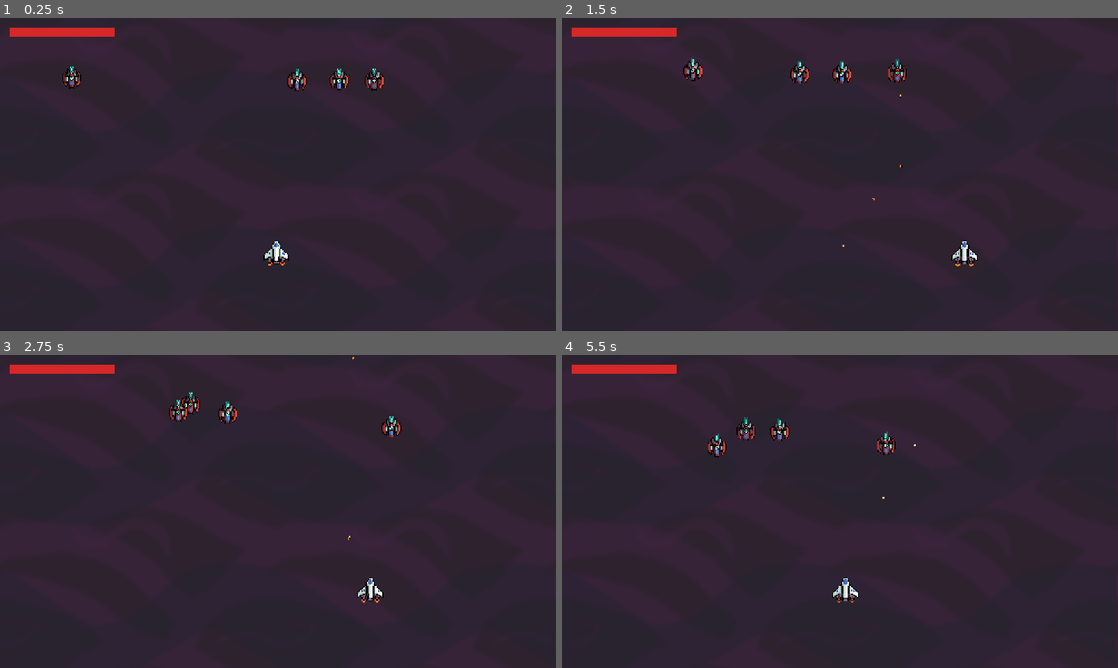
Above: before the commit, frames 1-4 (two rows, left to right).
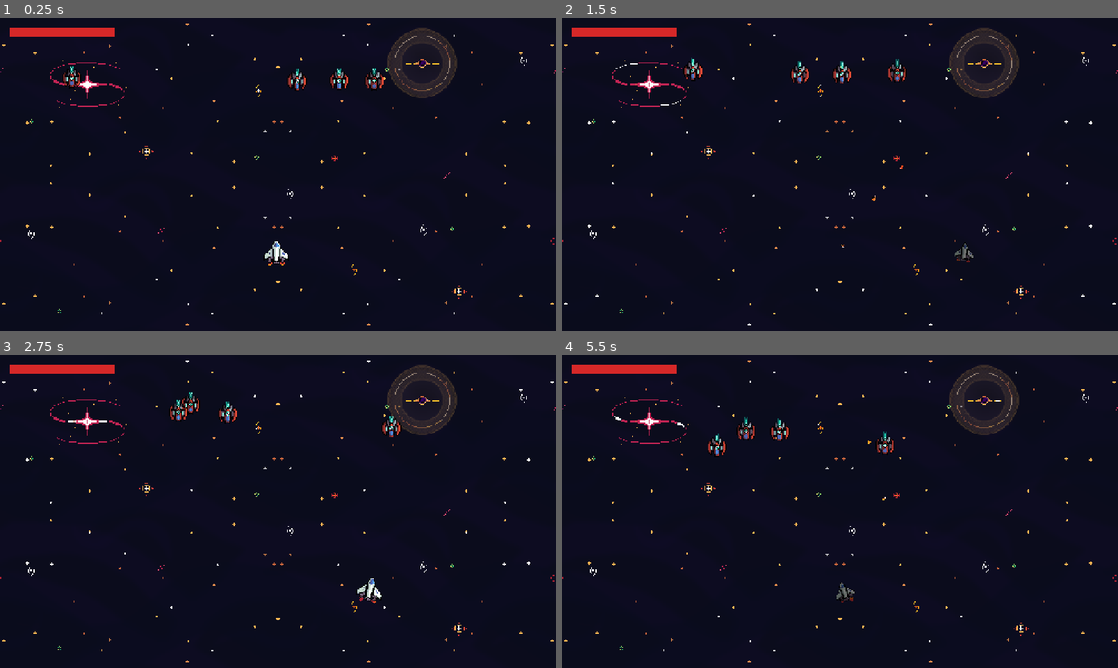
Above: after the commit, the same moments.

Repository: kashtan1231/space-warrior
Game: Godot game, scene res://game/game.tscn
Same seed, same stepped clock (60 frames per second), same inputs: the game is played once before the commit and once after it.
Inputs:
- Up to frame 1 (0.25 s): no input
- Up to frame 2 (1.5 s): hold Right (move_right) 0.53-1.28 s; hold Space (fire) 0.53-1.28 s; tap Up (dodge, bound only after the commit) at 0.8, 1.35 s; hold Left (move_left) from 1.28 s (still down)
- Up to frame 3 (2.75 s): tap Space (fire) at 1.55 s; release Left (move_left) at 2.03 s; hold Right (move_right) from 2.03 s (still down); hold Space (fire) from 2.03 s (still down); tap Up (dodge, bound only after the commit) at 2.3 s
- Up to frame 4 (5.5 s): release Space (fire) at 2.78 s; tap Up (dodge, bound only after the commit) at 2.85, 3.8, 4.35, 5.3 s; tap Space (fire) at 3.05, 4.55 s; release Right (move_right) at 3.53 s; hold Space (fire) 3.53-4.28 s; hold Left (move_left) from 3.53 s (still down); hold Space (fire) from 5.03 s (still down)

The runs differ from the first frame. In frame 1, 97% of the frame differs, in the area x 0-100%, y 0-100%; in frame 2, 97%; in frame 3, 97%; in frame 4, 97%.

Commit message:
Add dodge, death explosion and pixel-stepped ship animations

Diff:
--- a/elements/bullet.tscn
+++ b/elements/bullet.tscn
@@ -44,7 +44,7 @@
 height = 14.0
 
 [node name="Bullet" type="Area2D" unique_id=607195113]
-scale = Vector2(0.5, 0.5)
+scale = Vector2(0.75, 0.75)
 collision_layer = 0
 collision_mask = 4
 script = ExtResource("1_0tiew")
--- a/elements/spaceship.gd
+++ b/elements/spaceship.gd
@@ -3,6 +3,10 @@
 ## Летит при каждом изменении здоровья. На него подписан индикатор хп, чтобы корабль
 ## ничего не знал про интерфейс и не лез в его узлы.
 signal health_changed(health: int, max_health: int)
+
+## Летит один раз, в момент гибели корабля, до проигрывания взрыва. Сюда подключатся
+## экран поражения и счётчик жизней, когда появятся.
+signal died
 
 ## Сколько попаданий вражеских пуль выдерживает корабль.
 @export var max_health := 5
@@ -27,35 +31,101 @@
 ## Прозрачность в тусклой фазе. 0 — корабль пропадает совсем, 1 — мигания не видно.
 @export_range(0.0, 1.0) var invulnerability_blink_alpha := 0.25
 
+@export_group("Dodge")
+## Сколько секунд длится нырок. В это время урон не проходит, но и стрелять нельзя.
+## Погружение и всплытие укладываются внутрь этого времени, а не добавляются к нему.
+@export var dodge_duration := 1.0
+## Пауза до следующего нырка, секунд. Отсчитывается с момента всплытия.
+@export var dodge_cooldown := 2.0
+## До какой доли размера сжимается корабль на дне нырка. 1 — не сжимается совсем.
+@export_range(0.1, 1.0) var dodge_scale := 0.6
+## Насколько корабль темнеет на дне нырка. 1 — не темнеет, 0 — чёрный силуэт.
+@export_range(0.0, 1.0) var dodge_darkness := 0.45
+## Сколько секунд занимает само погружение и столько же — всплытие.
+@export var dodge_transition := 0.18
+## На сколько ступенек разбито погружение. 2 — корабль проваливается в два рывка,
+## как в пиксельной анимации; чем больше, тем ближе к плавному съезду.
+@export_range(1, 6, 1) var dodge_steps := 2
+## Во сколько раз каждый следующий шаг длиннее предыдущего. 1 — шаги равные,
+## 0.5 — каждый вдвое короче, корабль проваливается с ускорением, 2 — с замедлением.
+## Общая длительность перехода не меняется, меняется только её раскладка по шагам.
+@export_range(0.25, 4.0, 0.05) var dodge_step_falloff := 1.0
+
+@export_group("Tilt")
+## На сколько градусов корпус заваливается в сторону движения.
+@export_range(0.0, 45.0, 1.0) var tilt_angle := 10.0
+## На сколько ступенек разбит наклон в одну сторону. 2 — два промежуточных положения
+## вместо плавного заваливания, в духе покадровой анимации.
+@export_range(1, 6, 1) var tilt_steps := 2
+## Сколько секунд держится одна ступенька наклона.
+@export var tilt_step_time := 0.05
+## Насколько наклон корпуса уводит пулю в сторону. 0 — пули всегда летят строго вверх,
+## 1 — точно вдоль носа, 0.5 — вполовину отложе наклона. Нужен потому, что угол, который
+## хорошо смотрится на корпусе, для пули обычно уже слишком косой.
+@export_range(0.0, 1.0, 0.05) var bullet_tilt_influence := 0.5
+
+@export_group("Recoil")
+## На сколько пикселей спрайта проседает корпус при выстреле. Только целые: дробное
+## смещение поставило бы спрайт между пикселями и размыло бы его.
+@export_range(1, 16, 1) var recoil_distance := 4
+## Сколько секунд корпус стоит на нижней точке, прежде чем начать возвращаться.
+@export var recoil_hold_time := 0.05
+## За сколько секунд корпус возвращается на место. Время делится поровну между пикселями,
+## так что при большем recoil_distance ступеньки становятся чаще, а не длиннее.
+@export var recoil_return_time := 0.12
+
 @onready var muzzle: Marker2D = $Muzzle
 @onready var ship: Sprite2D = $Ship
+@onready var engine_left: AnimatedSprite2D = $Ship/Engine/EngineLeft
+@onready var engine_right: AnimatedSprite2D = $Ship/Engine/EngineRight
+@onready var explosion: AnimatedSprite2D = $Explosion
+@onready var hitbox: CollisionPolygon2D = $Hitbox
 
 const BULLET_SCENE = preload("res://elements/bullet.tscn")
 
 var health := 0
 var _fire_cooldown := 0.0
 var _invulnerability_left := 0.0
+var _dodge_left := 0.0
+var _dodge_cooldown_left := 0.0
 var _base_collision_layer := 0
+var _base_ship_scale := Vector2.ONE
+var _base_ship_position := Vector2.ZERO
+var _recoil_tween: Tween
+var _tilt_step := 0
+var _tilt_timer := 0.0
+var _dying := false
+var _base_ship_modulate := Color.WHITE
 
 
 func _ready() -> void:
 	_base_collision_layer = collision_layer
+	_base_ship_scale = ship.scale
+	_base_ship_position = ship.position
+	_base_ship_modulate = ship.modulate
 	health = max_health
 	health_changed.emit(health, max_health)
 	_update_ship_texture()
 
 
 func _physics_process(delta: float):
+	if _dying:
+		return
+
 	if _invulnerability_left > 0.0:
 		_update_invulnerability(delta)
 
+	_update_dodge(delta)
+
 	_fire_cooldown -= delta
 
-	if Input.is_action_pressed("fire") and _fire_cooldown <= 0.0:
+	if Input.is_action_pressed("fire") and _fire_cooldown <= 0.0 and _dodge_left <= 0.0:
 		fire()
 		_fire_cooldown = 1.0 / fire_rate
 
 	var direction := Input.get_axis("move_left", "move_right")
+	_update_tilt(direction, delta)
+	_update_engines(direction)
 	if direction != 0.0:
 		velocity.x = move_toward(velocity.x, direction * max_speed, acceleration * delta)
 	else:
@@ -64,28 +134,112 @@
 
 
 func take_damage(amount: int) -> void:
-	if _invulnerability_left > 0.0:
+	if _dying or _is_invulnerable():
 		return
 	health -= amount
 	health_changed.emit(health, max_health)
+	if health <= 0:
+		die()
+		return
 	_update_ship_texture()
 	_invulnerability_left = invulnerability_duration
-	# Корабль уходит со своего слоя физики, и вражеские пули перестают его видеть —
-	# пролетают насквозь, а не гаснут о неуязвимую цель. Отложенно, потому что метод
-	# вызван из сигнала столкновения, а посреди их обработки слои менять нельзя.
-	set_deferred("collision_layer", 0)
+	_refresh_collision_layer()
+
+
+func die() -> void:
+	_dying = true
+	died.emit()
+	hitbox.set_deferred("disabled", true)
+	ship.hide()
+	explosion.show()
+	explosion.play("destroy")
+	await explosion.animation_finished
+	queue_free()
 
 
 func _update_invulnerability(delta: float) -> void:
 	_invulnerability_left -= delta
 	if _invulnerability_left <= 0.0:
 		modulate.a = 1.0
-		collision_layer = _base_collision_layer
+		_refresh_collision_layer()
 		return
 	# Мигание отсчитывается от остатка неуязвимости, поэтому последняя вспышка всегда
 	# заканчивается ровно вместе с ней, а не обрывается на тусклом кадре.
 	var dark := fmod(_invulnerability_left, invulnerability_blink_period) < invulnerability_blink_period * 0.5
 	modulate.a = invulnerability_blink_alpha if dark else 1.0
+
+
+func _update_dodge(delta: float) -> void:
+	if _dodge_cooldown_left > 0.0:
+		_dodge_cooldown_left -= delta
+
+	if _dodge_left > 0.0:
+		_dodge_left -= delta
+		if _dodge_left <= 0.0:
+			_dodge_left = 0.0
+			_dodge_cooldown_left = dodge_cooldown
+			_refresh_collision_layer()
+	elif _dodge_cooldown_left <= 0.0 and Input.is_action_just_pressed("dodge"):
+		_start_dodge()
+
+
+func _start_dodge() -> void:
+	_dodge_left = dodge_duration
+	_refresh_collision_layer()
+
+	# Погружение и всплытие вписываются в длительность нырка, поэтому корабль всплывает
+	# ровно тем же кадром, каким кончается неуязвимость, а не через мгновение после.
+	var transition := minf(dodge_transition, dodge_duration * 0.5)
+	var hold := dodge_duration - transition * 2.0
+	var step_times := _dodge_step_times(transition)
+
+	# Погружение и всплытие идут мгновенными состояниями, а не плавным съездом —
+	# так нырок читается как нарисованная покадровая анимация, а не как трансформация.
+	var tween := create_tween()
+	for step in range(1, dodge_steps + 1):
+		tween.tween_callback(_set_dodge_phase.bind(float(step) / dodge_steps))
+		tween.tween_interval(step_times[step - 1])
+	tween.tween_interval(hold)
+	# Всплытие проигрывает те же длительности задом наперёд, поэтому разгон при
+	# погружении превращается в торможение при выныривании, и нырок выглядит цельным.
+	for step in range(dodge_steps - 1, -1, -1):
+		tween.tween_callback(_set_dodge_phase.bind(float(step) / dodge_steps))
+		tween.tween_interval(step_times[step])
+
+
+# Раскладывает время перехода по шагам геометрической прогрессией со знаменателем
+# dodge_step_falloff, а затем подгоняет сумму обратно под total — так множитель
+# меняет ритм шагов, но не длительность нырка.
+func _dodge_step_times(total: float) -> Array[float]:
+	var weights: Array[float] = []
+	var weight := 1.0
+	var sum := 0.0
+	for step in dodge_steps:
+		weights.append(weight)
+		sum += weight
+		weight *= dodge_step_falloff
+
+	var times: Array[float] = []
+	for value in weights:
+		times.append(total * value / sum)
+	return times
+
+
+# phase: 0 — корабль в обычном виде, 1 — на дне нырка, сжатый и тёмный.
+func _set_dodge_phase(phase: float) -> void:
+	ship.scale = _base_ship_scale.lerp(_base_ship_scale * dodge_scale, phase)
+	var dark := Color(dodge_darkness, dodge_darkness, dodge_darkness)
+	ship.modulate = _base_ship_modulate.lerp(dark, phase)
+
+
+func _is_invulnerable() -> bool:
+	return _invulnerability_left > 0.0 or _dodge_left > 0.0
+
+
+func _refresh_collision_layer() -> void:
+	# Отложенно, потому что метод вызывается в том числе из сигнала столкновения,
+	# а посреди обработки столкновений менять физические слои нельзя.
+	set_deferred("collision_layer", 0 if _is_invulnerable() else _base_collision_layer)
 
 
 func _update_ship_texture() -> void:
@@ -100,3 +254,60 @@
 	var bullet := BULLET_SCENE.instantiate()
 	get_tree().current_scene.add_child(bullet)
 	bullet.global_position = muzzle.global_position
+	# Пуля летит туда, куда повёрнута (см. bullet.gd), поэтому наклон корпуса
+	# достаточно передать ей углом. Наклон уже ступенчатый, значит и разброс
+	# направлений выстрела получается дискретным, без промежуточных значений.
+	bullet.rotation = ship.rotation * bullet_tilt_influence
+	_recoil()
+
+
+# Разгоняется двигатель с той стороны, от которой корабль уходит: уводя машину влево,
+# толкается правое сопло. Поэтому направление и сторона двигателя здесь противоположны.
+func _update_engines(direction: float) -> void:
+	_set_engine_animation(engine_left, &"boost" if direction > 0.0 else &"idle")
+	_set_engine_animation(engine_right, &"boost" if direction < 0.0 else &"idle")
+
+
+func _set_engine_animation(engine: AnimatedSprite2D, animation: StringName) -> void:
+	if engine.animation != animation or not engine.is_playing():
+		engine.play(animation)
+
+
+# Наклон не доезжает плавно, а переключается между целыми ступеньками не чаще,
+# чем раз в tilt_step_time. Промежуточных углов не существует — корпус щёлкает
+# из положения в положение, как нарисованные кадры разворота.
+func _update_tilt(direction: float, delta: float) -> void:
+	_tilt_timer -= delta
+	if _tilt_timer > 0.0:
+		return
+
+	var target_step := int(signf(direction)) * tilt_steps
+	if _tilt_step == target_step:
+		return
+
+	_tilt_step += signi(target_step - _tilt_step)
+	_tilt_timer = tilt_step_time
+	ship.rotation = deg_to_rad(tilt_angle) * _tilt_step / float(tilt_steps)
+
+
+func _recoil() -> void:
+	if _recoil_tween != null and _recoil_tween.is_running():
+		_recoil_tween.kill()
+
+	# Никакой интерполяции: рывок мгновенный, возврат — ступеньками по целому пикселю.
+	# Плавное движение ставило бы спрайт на дробные позиции, а в пиксель-арте это
+	# читается как размытие, а не как движение.
+	# Дёргается только спрайт, а не сам корабль: Muzzle остаётся на месте, и пули
+	# продолжают вылетать из одной точки, не разбредаясь вслед за отдачей.
+	_recoil_tween = create_tween()
+	_recoil_tween.tween_callback(_set_ship_recoil.bind(recoil_distance))
+	_recoil_tween.tween_interval(recoil_hold_time)
+
+	var step_time := recoil_return_time / float(recoil_distance)
+	for offset in range(recoil_distance - 1, -1, -1):
+		_recoil_tween.tween_callback(_set_ship_recoil.bind(offset))
+		_recoil_tween.tween_interval(step_time)
+
+
+func _set_ship_recoil(offset: int) -> void:
+	ship.position = _base_ship_position + Vector2.DOWN * offset
--- a/elements/spaceship.tscn
+++ b/elements/spaceship.tscn
@@ -5,40 +5,133 @@
 [ext_resource type="Texture2D" uid="uid://c38mmms0qbtg1" path="res://assets/spaceship/Main Ship - Engines - Base Engine.png" id="3_tm10f"]
 [ext_resource type="Texture2D" uid="uid://cstum0gev2lqd" path="res://assets/spaceship/Main Ship - Base - Slight damage.png" id="3_w3dun"]
 [ext_resource type="Texture2D" uid="uid://de7u8vb8fmpdw" path="res://assets/spaceship/Main Ship - Base - Damaged.png" id="4_g6g06"]
-[ext_resource type="Texture2D" uid="uid://cdxilopu1xrll" path="res://assets/spaceship/Main Ship - Engines - Base Engine - Spritesheet.png" id="4_tsijj"]
 [ext_resource type="Texture2D" uid="uid://b24b0fyl38q5p" path="res://assets/spaceship/Main Ship - Base - Very damaged.png" id="5_oyroy"]
-
-[sub_resource type="AtlasTexture" id="AtlasTexture_d2kl3"]
-atlas = ExtResource("4_tsijj")
-region = Rect2(0, 24, 48, 24)
-
-[sub_resource type="AtlasTexture" id="AtlasTexture_88d73"]
-atlas = ExtResource("4_tsijj")
-region = Rect2(48, 24, 48, 24)
-
-[sub_resource type="AtlasTexture" id="AtlasTexture_w3dun"]
-atlas = ExtResource("4_tsijj")
-region = Rect2(96, 24, 48, 24)
-
-[sub_resource type="SpriteFrames" id="SpriteFrames_1us10"]
+[ext_resource type="Texture2D" uid="uid://dmnx0su25ajp1" path="res://assets/spaceship/engines.png" id="7_oyroy"]
+[ext_resource type="Texture2D" uid="uid://bmhq8m2g0iph1" path="res://assets/spaceship/die_explosion.png" id="8_g6g06"]
+
+[sub_resource type="AtlasTexture" id="AtlasTexture_gmjmk"]
+atlas = ExtResource("7_oyroy")
+region = Rect2(24, 72, 24, 24)
+
+[sub_resource type="AtlasTexture" id="AtlasTexture_kenq7"]
+atlas = ExtResource("7_oyroy")
+region = Rect2(72, 72, 24, 24)
+
+[sub_resource type="AtlasTexture" id="AtlasTexture_7ew7h"]
+atlas = ExtResource("7_oyroy")
+region = Rect2(120, 72, 24, 24)
+
+[sub_resource type="AtlasTexture" id="AtlasTexture_2k5mx"]
+atlas = ExtResource("7_oyroy")
+region = Rect2(168, 72, 24, 24)
+
+[sub_resource type="AtlasTexture" id="AtlasTexture_m6faa"]
+atlas = ExtResource("7_oyroy")
+region = Rect2(24, 24, 24, 24)
+
+[sub_resource type="AtlasTexture" id="AtlasTexture_4q7sx"]
+atlas = ExtResource("7_oyroy")
+region = Rect2(72, 24, 24, 24)
+
+[sub_resource type="AtlasTexture" id="AtlasTexture_bvnr4"]
+atlas = ExtResource("7_oyroy")
+region = Rect2(120, 24, 24, 24)
+
+[sub_resource type="SpriteFrames" id="SpriteFrames_wnu1r"]
 animations = [{
 "frames": [{
 "duration": 1.0,
-"texture": SubResource("AtlasTexture_d2kl3")
-}, {
-"duration": 1.0,
-"texture": SubResource("AtlasTexture_88d73")
-}, {
-"duration": 1.0,
-"texture": SubResource("AtlasTexture_w3dun")
+"texture": SubResource("AtlasTexture_gmjmk")
+}, {
+"duration": 1.0,
+"texture": SubResource("AtlasTexture_kenq7")
+}, {
+"duration": 1.0,
+"texture": SubResource("AtlasTexture_7ew7h")
+}, {
+"duration": 1.0,
+"texture": SubResource("AtlasTexture_2k5mx")
+}],
+"loop": 1,
+"name": &"boost",
+"speed": 5.0
+}, {
+"frames": [{
+"duration": 1.0,
+"texture": SubResource("AtlasTexture_m6faa")
+}, {
+"duration": 1.0,
+"texture": SubResource("AtlasTexture_4q7sx")
+}, {
+"duration": 1.0,
+"texture": SubResource("AtlasTexture_bvnr4")
 }],
 "loop": 1,
 "name": &"idle",
 "speed": 5.0
 }]
 
-[sub_resource type="CapsuleShape2D" id="CapsuleShape2D_rt8om"]
-height = 26.0
+[sub_resource type="AtlasTexture" id="AtlasTexture_q1hv7"]
+atlas = ExtResource("7_oyroy")
+region = Rect2(0, 72, 24, 24)
+
+[sub_resource type="AtlasTexture" id="AtlasTexture_kan65"]
+atlas = ExtResource("7_oyroy")
+region = Rect2(48, 72, 24, 24)
+
+[sub_resource type="AtlasTexture" id="AtlasTexture_sm110"]
+atlas = ExtResource("7_oyroy")
+region = Rect2(96, 72, 24, 24)
+
+[sub_resource type="AtlasTexture" id="AtlasTexture_kgsq5"]
+atlas = ExtResource("7_oyroy")
+region = Rect2(144, 72, 24, 24)
+
+[sub_resource type="AtlasTexture" id="AtlasTexture_4r15q"]
+atlas = ExtResource("7_oyroy")
+region = Rect2(0, 24, 24, 24)
+
+[sub_resource type="AtlasTexture" id="AtlasTexture_6a7aq"]
+atlas = ExtResource("7_oyroy")
+region = Rect2(48, 24, 24, 24)
+
+[sub_resource type="AtlasTexture" id="AtlasTexture_kujk2"]
+atlas = ExtResource("7_oyroy")
+region = Rect2(96, 24, 24, 24)
+
+[sub_resource type="SpriteFrames" id="SpriteFrames_j7t53"]
+animations = [{
+"frames": [{
+"duration": 1.0,
+"texture": SubResource("AtlasTexture_q1hv7")
+}, {
+"duration": 1.0,
+"texture": SubResource("AtlasTexture_kan65")
+}, {
+"duration": 1.0,
+"texture": SubResource("AtlasTexture_sm110")
+}, {
+"duration": 1.0,
+"texture": SubResource("AtlasTexture_kgsq5")
+}],
+"loop": 1,
+"name": &"boost",
+"speed": 5.0
+}, {
+"frames": [{
+"duration": 1.0,
+"texture": SubResource("AtlasTexture_4r15q")
+}, {
+"duration": 1.0,
+"texture": SubResource("AtlasTexture_6a7aq")
+}, {
+"duration": 1.0,
+"texture": SubResource("AtlasTexture_kujk2")
+}],
+"loop": 1,
+"name": &"idle",
+"speed": 5.0
+}]
 
 [sub_resource type="Animation" id="Animation_tsijj"]
 length = 0.001
@@ -78,15 +171,103 @@
 &"bob": SubResource("Animation_d2kl3")
 }
 
+[sub_resource type="AtlasTexture" id="AtlasTexture_oyroy"]
+atlas = ExtResource("8_g6g06")
+region = Rect2(0, 0, 48, 48)
+
+[sub_resource type="AtlasTexture" id="AtlasTexture_cex28"]
+atlas = ExtResource("8_g6g06")
+region = Rect2(48, 0, 48, 48)
+
+[sub_resource type="AtlasTexture" id="AtlasTexture_m3yu5"]
+atlas = ExtResource("8_g6g06")
+region = Rect2(96, 0, 48, 48)
+
+[sub_resource type="AtlasTexture" id="AtlasTexture_hj0go"]
+atlas = ExtResource("8_g6g06")
+region = Rect2(144, 0, 48, 48)
+
+[sub_resource type="AtlasTexture" id="AtlasTexture_8y7vu"]
+atlas = ExtResource("8_g6g06")
+region = Rect2(192, 0, 48, 48)
+
+[sub_resource type="AtlasTexture" id="AtlasTexture_xbna8"]
+atlas = ExtResource("8_g6g06")
+region = Rect2(240, 0, 48, 48)
+
+[sub_resource type="AtlasTexture" id="AtlasTexture_pkaio"]
+atlas = ExtResource("8_g6g06")
+region = Rect2(288, 0, 48, 48)
+
+[sub_resource type="AtlasTexture" id="AtlasTexture_cbrmp"]
+atlas = ExtResource("8_g6g06")
+region = Rect2(336, 0, 48, 48)
+
+[sub_resource type="AtlasTexture" id="AtlasTexture_4xcav"]
+atlas = ExtResource("8_g6g06")
+region = Rect2(384, 0, 48, 48)
+
+[sub_resource type="AtlasTexture" id="AtlasTexture_ab7tp"]
+atlas = ExtResource("8_g6g06")
+region = Rect2(432, 0, 48, 48)
+
+[sub_resource type="SpriteFrames" id="SpriteFrames_rt8om"]
+animations = [{
+"frames": [{
+"duration": 1.0,
+"texture": SubResource("AtlasTexture_oyroy")
+}, {
+"duration": 1.0,
+"texture": SubResource("AtlasTexture_cex28")
+}, {
+"duration": 1.0,
+"texture": SubResource("AtlasTexture_m3yu5")
+}, {
+"duration": 1.0,
+"texture": SubResource("AtlasTexture_hj0go")
+}, {
+"duration": 1.0,
+"texture": SubResource("AtlasTexture_8y7vu")
+}, {
+"duration": 1.0,
+"texture": SubResource("AtlasTexture_xbna8")
+}, {
+"duration": 1.0,
+"texture": SubResource("AtlasTexture_pkaio")
+}, {
+"duration": 1.0,
+"texture": SubResource("AtlasTexture_cbrmp")
+}, {
+"duration": 1.0,
+"texture": SubResource("AtlasTexture_4xcav")
+}, {
+"duration": 1.0,
+"texture": SubResource("AtlasTexture_ab7tp")
+}],
+"loop": 0,
+"name": &"destroy",
+"speed": 10.0
+}]
+
 [node name="Spaceship" type="CharacterBody2D" unique_id=1286735498 groups=["player"]]
 scale = Vector2(2, 2)
 collision_layer = 2
 collision_mask = 5
 motion_mode = 1
 script = ExtResource("1_vj48w")
+fire_rate = 1.0
 damage_textures = Array[Texture2D]([ExtResource("1_fe5sw"), ExtResource("3_w3dun"), ExtResource("4_g6g06"), ExtResource("5_oyroy")])
 invulnerability_duration = 2.0
 invulnerability_blink_period = 0.3
+dodge_duration = 2.0
+dodge_scale = 0.75
+dodge_transition = 0.3
+tilt_angle = 20.0
+tilt_steps = 3
+tilt_step_time = 0.12
+bullet_tilt_influence = 1.0
+recoil_hold_time = 0.3
+recoil_return_time = 0.6
 
 [node name="Ship" type="Sprite2D" parent="." unique_id=74812759]
 texture = ExtResource("1_fe5sw")
@@ -96,16 +277,22 @@
 position = Vector2(0, 4)
 texture = ExtResource("3_tm10f")
 
-[node name="Flame" type="AnimatedSprite2D" parent="Ship/Engine" unique_id=1693522931]
+[node name="EngineLeft" type="AnimatedSprite2D" parent="Ship/Engine" unique_id=704500062]
 show_behind_parent = true
-position = Vector2(0, 12)
-sprite_frames = SubResource("SpriteFrames_1us10")
+position = Vector2(-3, 12)
+sprite_frames = SubResource("SpriteFrames_wnu1r")
 animation = &"idle"
 autoplay = "idle"
-frame_progress = 0.001373601
-
-[node name="CollisionShape2D" type="CollisionShape2D" parent="." unique_id=1815809672]
-shape = SubResource("CapsuleShape2D_rt8om")
+
+[node name="EngineRight" type="AnimatedSprite2D" parent="Ship/Engine" unique_id=933274507]
+show_behind_parent = true
+position = Vector2(3, 12)
+sprite_frames = SubResource("SpriteFrames_j7t53")
+animation = &"idle"
+autoplay = "idle"
+
+[node name="Hitbox" type="CollisionPolygon2D" parent="." unique_id=374901702]
+polygon = PackedVector2Array(0, -12, 4, -4, 14, 6, 14, 9, -14, 9, -14, 6, -4, -4)
 
 [node name="AnimationPlayer" type="AnimationPlayer" parent="." unique_id=275382698]
 libraries/ = SubResource("AnimationLibrary_88d73")
@@ -113,3 +300,10 @@
 
 [node name="Muzzle" type="Marker2D" parent="." unique_id=1149643964]
 position = Vector2(0, -11)
+
+[node name="Explosion" type="AnimatedSprite2D" parent="." unique_id=292546660]
+visible = false
+sprite_frames = SubResource("SpriteFrames_rt8om")
+animation = &"destroy"
+frame = 9
+frame_progress = 1.0
--- a/game/game.tscn
+++ b/game/game.tscn
@@ -1,10 +1,82 @@
 [gd_scene format=3 uid="uid://css6vrho8gxgr"]
 
+[ext_resource type="Texture2D" uid="uid://cdk6i1273ws05" path="res://assets/Starry background  - Layer 02 - Stars.png" id="1_dakft"]
 [ext_resource type="Texture2D" uid="uid://cw2cxuouea88q" path="res://assets/Starry background  - Layer 01 - Void.png" id="1_l1rk1"]
 [ext_resource type="PackedScene" uid="uid://d17n1fvr7kgih" path="res://elements/spaceship.tscn" id="2_vasa2"]
 [ext_resource type="PackedScene" uid="uid://bk64tyxny4okm" path="res://elements/wall.tscn" id="3_h7iqs"]
 [ext_resource type="PackedScene" uid="uid://cl6djo10flm3t" path="res://elements/enemy/scout.tscn" id="4_4fuuu"]
 [ext_resource type="Script" uid="uid://rkv37ce8sr5x" path="res://elements/ui/health_bar.gd" id="5_dxrkv"]
+
+[sub_resource type="AtlasTexture" id="AtlasTexture_u5opy"]
+atlas = ExtResource("1_dakft")
+region = Rect2(0, 0, 640, 360)
+
+[sub_resource type="AtlasTexture" id="AtlasTexture_y36n6"]
+atlas = ExtResource("1_dakft")
+region = Rect2(640, 0, 640, 360)
+
+[sub_resource type="AtlasTexture" id="AtlasTexture_l8g03"]
+atlas = ExtResource("1_dakft")
+region = Rect2(1280, 0, 640, 360)
+
+[sub_resource type="AtlasTexture" id="AtlasTexture_j8tme"]
+atlas = ExtResource("1_dakft")
+region = Rect2(1920, 0, 640, 360)
+
+[sub_resource type="AtlasTexture" id="AtlasTexture_3vho3"]
+atlas = ExtResource("1_dakft")
+region = Rect2(2560, 0, 640, 360)
+
+[sub_resource type="AtlasTexture" id="AtlasTexture_qf6n1"]
+atlas = ExtResource("1_dakft")
+region = Rect2(3200, 0, 640, 360)
+
+[sub_resource type="AtlasTexture" id="AtlasTexture_vsp63"]
+atlas = ExtResource("1_dakft")
+region = Rect2(3840, 0, 640, 360)
+
+[sub_resource type="AtlasTexture" id="AtlasTexture_b686c"]
+atlas = ExtResource("1_dakft")
+region = Rect2(4480, 0, 640, 360)
+
+[sub_resource type="AtlasTexture" id="AtlasTexture_hb504"]
+atlas = ExtResource("1_dakft")
+region = Rect2(5120, 0, 640, 360)
+
+[sub_resource type="SpriteFrames" id="SpriteFrames_dxrkv"]
+animations = [{
+"frames": [{
+"duration": 1.0,
+"texture": SubResource("AtlasTexture_u5opy")
+}, {
+"duration": 1.0,
+"texture": SubResource("AtlasTexture_y36n6")
+}, {
+"duration": 1.0,
+"texture": SubResource("AtlasTexture_l8g03")
+}, {
+"duration": 1.0,
+"texture": SubResource("AtlasTexture_j8tme")
+}, {
+"duration": 1.0,
+"texture": SubResource("AtlasTexture_3vho3")
+}, {
+"duration": 1.0,
+"texture": SubResource("AtlasTexture_qf6n1")
+}, {
+"duration": 1.0,
+"texture": SubResource("AtlasTexture_vsp63")
+}, {
+"duration": 1.0,
+"texture": SubResource("AtlasTexture_b686c")
+}, {
+"duration": 1.0,
+"texture": SubResource("AtlasTexture_hb504")
+}],
+"loop": 1,
+"name": &"default",
+"speed": 4.0
+}]
 
 [sub_resource type="StyleBoxFlat" id="StyleBoxFlat_dxrkv"]
 bg_color = Color(0.101960786, 0.0627451, 0.078431375, 1)
@@ -22,11 +94,18 @@
 [node name="Game" type="Node2D" unique_id=1722043852]
 
 [node name="Bg" type="Sprite2D" parent="." unique_id=574545187]
+modulate = Color(0.24225745, 0.34524336, 0.5985955, 1)
 texture_repeat = 2
 texture = ExtResource("1_l1rk1")
 centered = false
 region_enabled = true
 region_rect = Rect2(0, 0, 1280, 720)
+
+[node name="Stars" type="AnimatedSprite2D" parent="." unique_id=192381513]
+position = Vector2(640, 360)
+scale = Vector2(2, 2)
+sprite_frames = SubResource("SpriteFrames_dxrkv")
+autoplay = "default"
 
 [node name="Spaceship" parent="." unique_id=1286735498 instance=ExtResource("2_vasa2")]
 position = Vector2(636.00006, 536)
--- a/project.godot
+++ b/project.godot
@@ -58,6 +58,11 @@
 "events": [Object(InputEventKey,"resource_local_to_scene":false,"resource_name":"","device":-1,"window_id":0,"alt_press …(191 unchanged characters)…
 ]
 }
+dodge={
+"deadzone": 0.2,
+"events": [Object(InputEventKey,"resource_local_to_scene":false,"resource_name":"","device":-1,"window_id":0,"alt_pressed":false,"shift_pressed":false,"ctrl_pressed":false,"meta_pressed":false,"pressed":false,"keycode":0,"physical_keycode":4194320,"key_label":0,"unicode":0,"location":0,"echo":false,"script":null)
+]
+}
 
 [layer_names]
 
Binary file added: assets/Starry background - Layer 02 - Stars.png
Not shown, changed: assets/Starry background - Layer 02 - Stars.png.import
Binary file added: assets/spaceship/die_explosion.png
Not shown, added: assets/spaceship/die_explosion.png.import
Renamed: assets/spaceship/Main Ship - Engines - Base Engine - Spritesheet.png -> assets/spaceship/engines.png
Not shown, added: assets/spaceship/engines.png.import
Not shown, changed: CLAUDE.md
